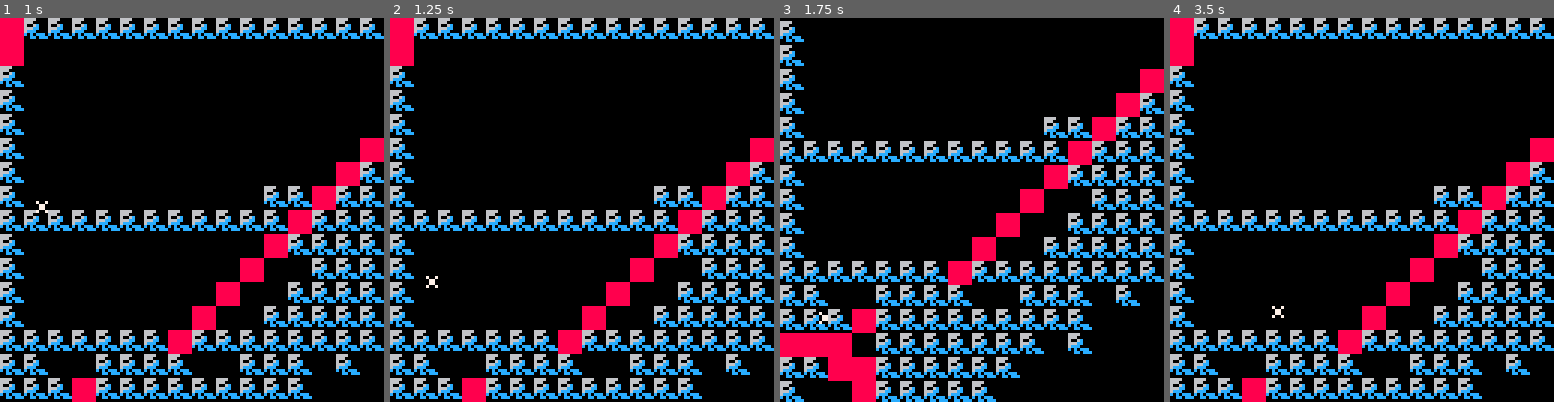
Above: before the commit, frames 1-4 (left to right).
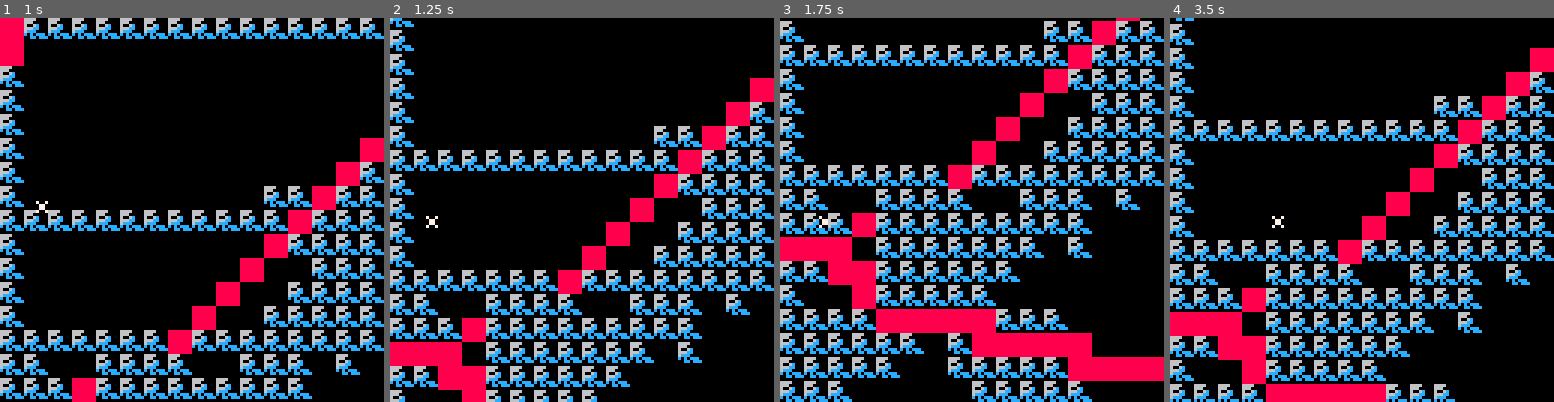
Above: after the commit, the same moments.

Repository: pratik2709/anotherPlatformer
Game: PICO-8 cartridge player.p8
Same seed, same stepped clock (60 frames per second), same inputs: the game is played once before the commit and once after it.
Inputs:
- Up to frame 1 (1 s): tap O (Z key) at 0.7 s
- Up to frame 2 (1.25 s): no input
- Up to frame 3 (1.75 s): hold Right from 1.6 s (still down); tap O (Z key) at 1.7 s
- Up to frame 4 (3.5 s): release Right at 2.1 s; tap O (Z key) every 0.4 s from 2.1 to 3.3 s; hold Right 2.47-3.03 s; hold Left from 3.08 s (still down)

Frame 1 is identical in both runs. In frame 2, 38% of the frame differs, in the area x 0-100%, y 0-100%; in frame 3, 35%; in frame 4, 39%.

Commit message:
trial and error camera values

Diff:
--- a/player.p8
+++ b/player.p8
@@ -25,39 +25,14 @@
 end
 
 function cam:followplayer(playerx, playery)
---https://gamedev.stackexchange.com/questions/44256/how-to-add-a-scrolling-camera-to-a-2d-java-game
---https://stackoverflow.com/questions/9997006/slick2d-and-jbox2d-how-to-draw?answertab=votes#tab-top
---offsetmaxx = world_size_x - viewport_size_x
---offsetminx = 0
--- no idea why subtract from world width
- self.x=playerx-self.mapwidth
- self.y=playery-self.mapheight
- -- these sonditions are so that camera doesnt go out
- --of bounds. 16 is length of map u are currently viewing
- --in the viewport
- -- leftmost bound for x
- -- if self.x<0 then
- --  self.x=0
- -- end
- --
- -- if self.y<0 then
- --  self.y=0
- -- end
-
 --right-most bound for x
 -- from jelpi game
+--128*64
 -- cx=mid(cx,64,128*8-64)
 -- cy=mid(cy,64,64*8-64)
-  self.x = mid(0,self.x,1024-128)
-  self.y = mid(0,((playery+32)-self.mapheight),(512-64)+32)
- -- if self.x>(self.mapwidth-16)*16 then
- --   self.x = (self.mapwidth-16)*16
- -- end
- --
- -- if self.y>1024 then
- --  --19 is the lowest point
- --   self.y = 1024
- -- end
+--64 viewport size to keep centered
+  self.x = mid(0,playerx-64,1024-128)
+  self.y = mid(0,((playery)-64),512-128)
 
  camera(self.x,self.y)
 end
@@ -72,8 +47,8 @@
 
 function _init()
  level2=false
- mapwidth = 64
- mapheight = 128
+ mapwidth = 128
+ mapheight = 64
  mycam = cam:new(mapwidth, mapheight)
  player1 = player:new(10,10)
  stars = {}
